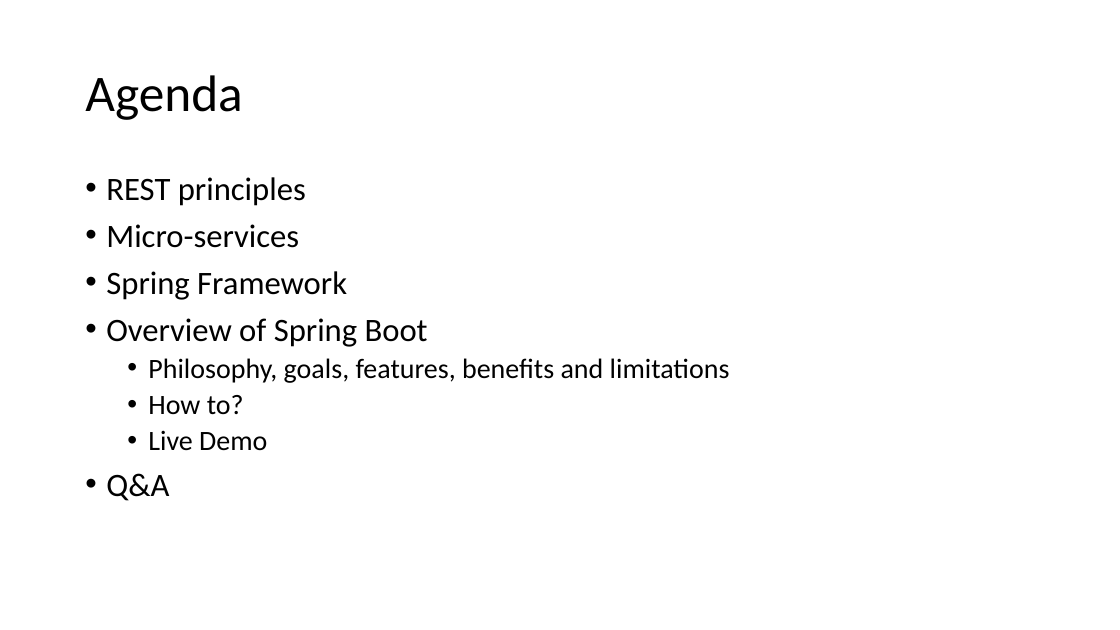
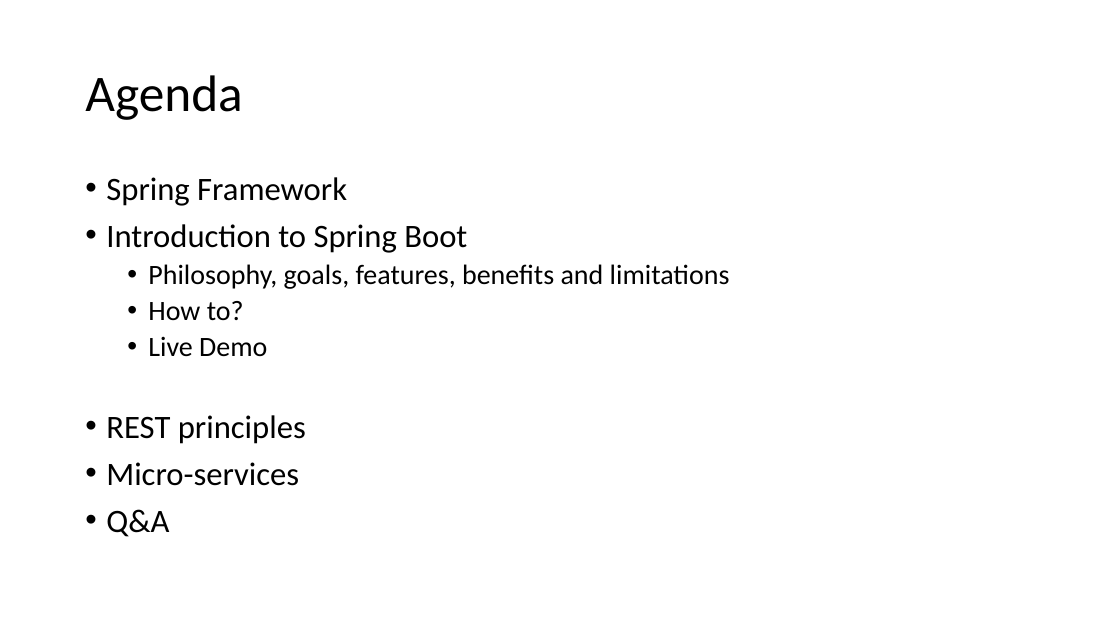
Before and after one commit to batchu/spring-boot-ujug, a slide deck: slide 3 of Spring Boot.pptx (slide 2 before the commit). Drawn at 1120x630 pixels with LibreOffice and Linux fonts; fonts in the diff are those of the drawing. Boxes give left, top, right and bottom in pixels: in the first picture for what was removed or moved away, otherwise in the second. Text is boxed around its words. In the diff, an @@ line names an element or a change of style, - is before the commit and + after.

```diff
--- a/Spring Boot.pptx
+++ b/Spring Boot.pptx
@@ text at (106,177,306,248): paragraphs removed @@
-• REST principles
-• Micro-services
@@ text at (106,224,467,253): text changed @@
-• Overview of Spring Boot
+• Introduction to Spring Boot
@@ text at (106,415,306,486): paragraphs added @@
+• REST principles
+• Micro-services
```
Also in this commit, not shown: 5 other slides changed, 3 slides added, 1 other file.
